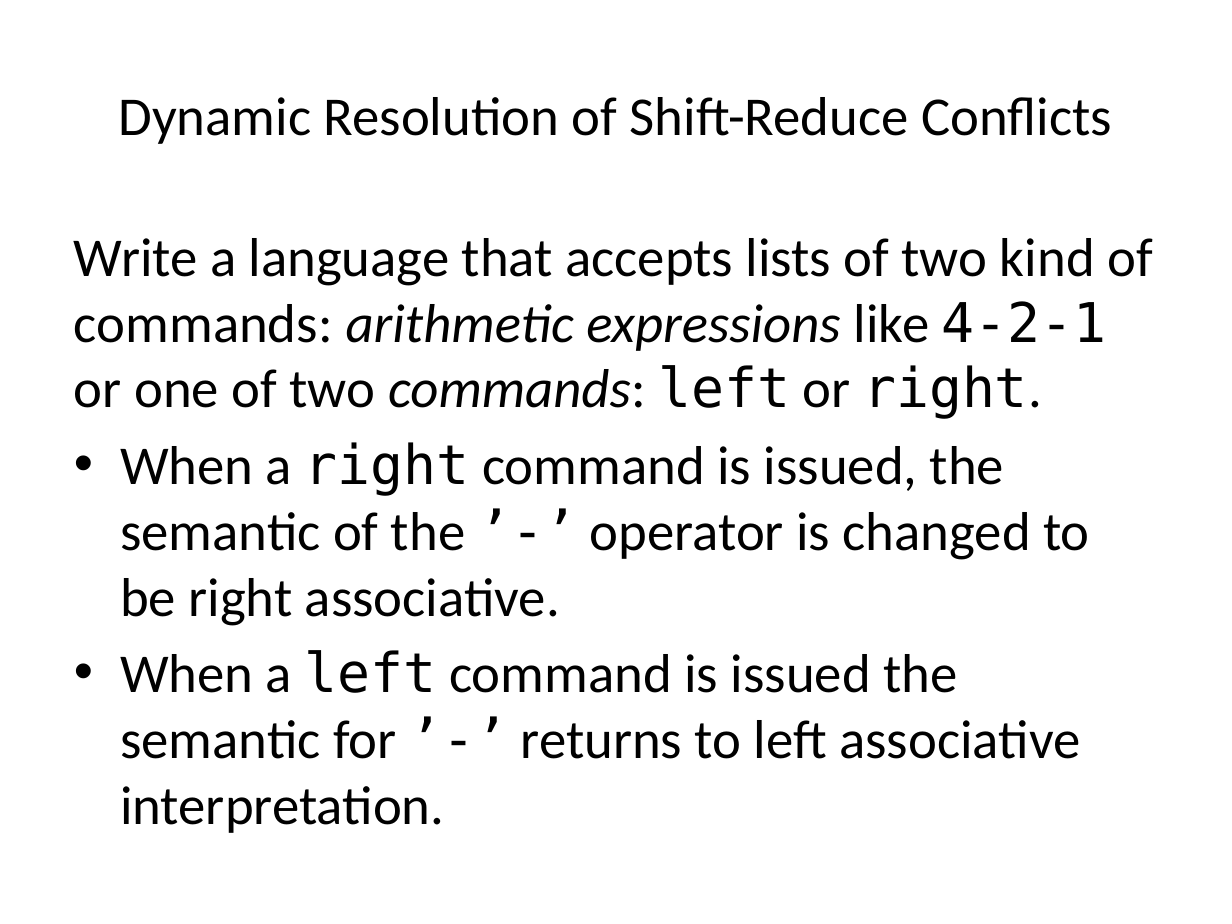
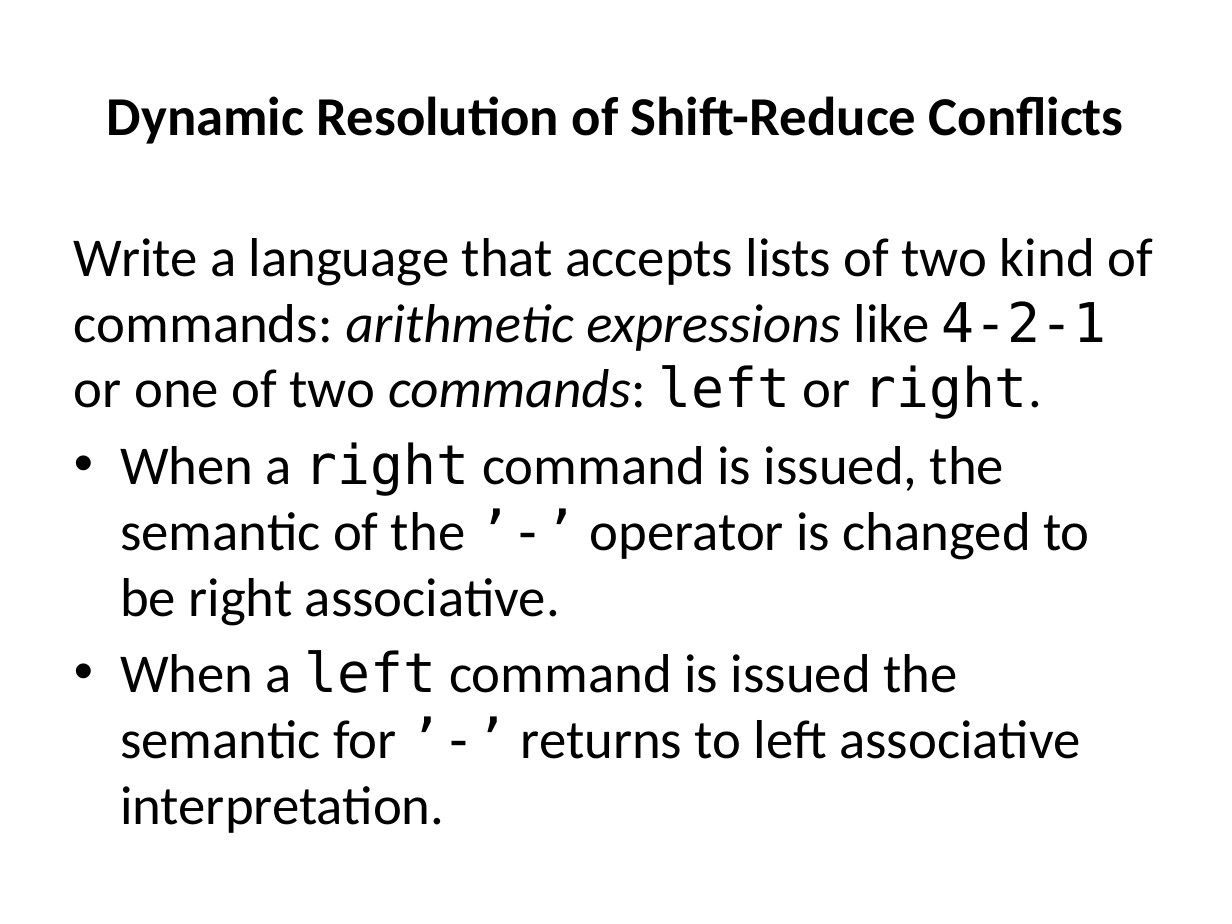
Before and after one commit to ULL-LSI/campus-america-2019, a slide deck: slide 16 of casiano/CAMPUS-AMERICA-2019-PROCESADORES-DE-LENGUAJES.pptx. Drawn at 1232x924 pixels with LibreOffice and Linux fonts; fonts in the diff are those of the drawing. Boxes give left, top, right and bottom in pixels: in the first picture for what was removed or moved away, otherwise in the second. Text is boxed around its words. In the diff, an @@ line names an element or a change of style, - is before the commit and + after.

Commit message:
dynamic resolution of conflicts

```diff
--- a/casiano/CAMPUS-AMERICA-2019-PROCESADORES-DE-LENGUAJES.pptx
+++ b/casiano/CAMPUS-AMERICA-2019-PROCESADORES-DE-LENGUAJES.pptx
@@ title "Dynamic Resolution of Shift-Reduce Conflicts" at (107,96,1124,144): bold on @@
```
Also in this commit, not shown: 2 slides added, 1 other file.
